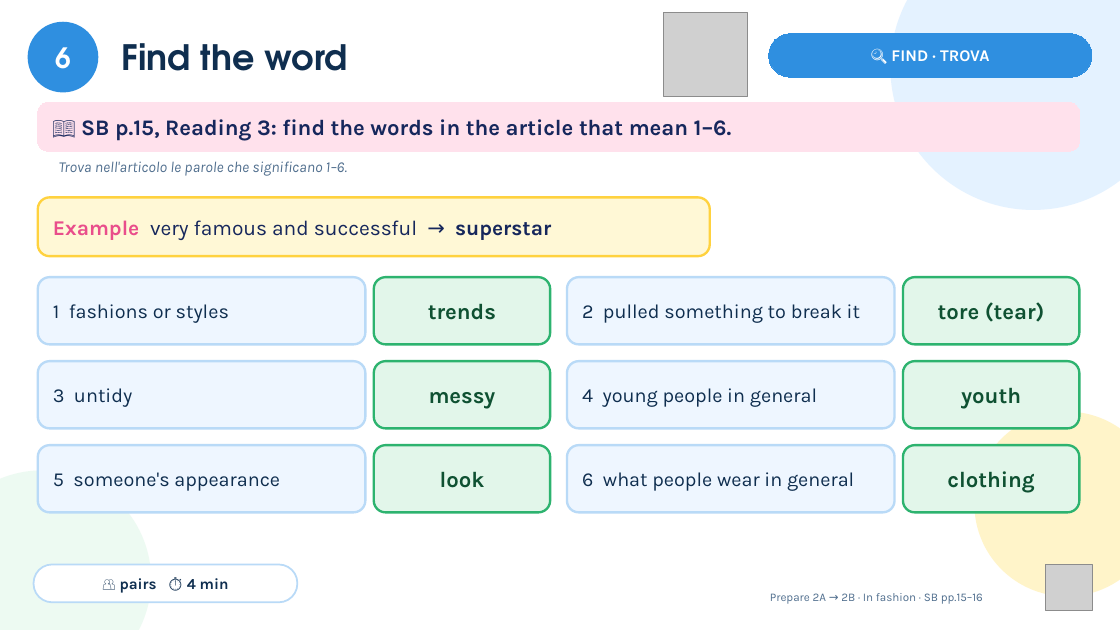
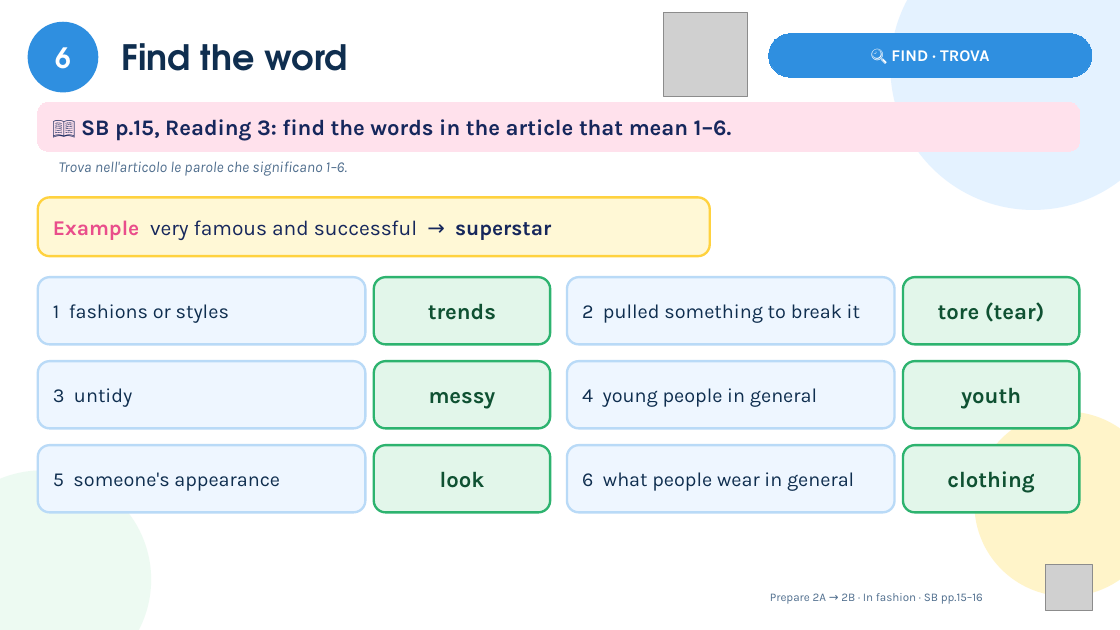
Before and after one commit to londonlanguageschool/Bagheria-, a slide deck: slide 6 of materials/PREP/PREP_2A-2B_In_fashion_then_and_now.pptx. Drawn at 1120x630 pixels with LibreOffice and Linux fonts; fonts in the diff are those of the drawing; grey boxes stand for pictures. Boxes give left, top, right and bottom in pixels: in the first picture for what was removed or moved away, otherwise in the second. Text is boxed around its words. In the diff, an @@ line names an element or a change of style, - is before the commit and + after.

```diff
--- a/materials/PREP/PREP_2A-2B_In_fashion_then_and_now.pptx
+++ b/materials/PREP/PREP_2A-2B_In_fashion_then_and_now.pptx
@@ rounded rectangle removed at [34,565,297,602] @@
-👥 pairs ⏱ 4 min
```
Also in this commit, not shown: 12 other slides changed.
